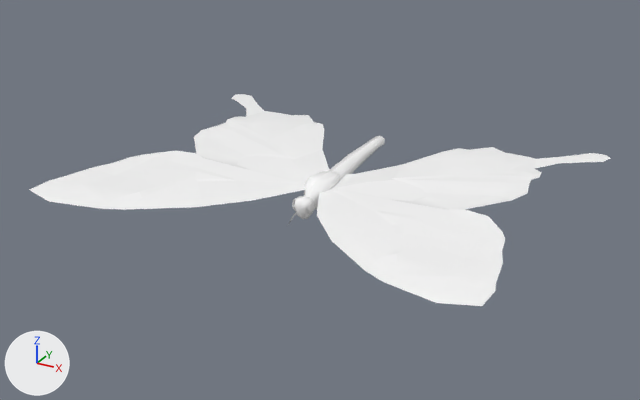
Two versions of the glTF model EverythingLibraryBrowser/models/animals/animals-flyinginsects-mockerswallowtailbutterfly/animals-flyinginsects-mockerswallowtailbutterfly_v1.glb, one commit apart.
Rendered twice from a 50 mm camera at (0.785, -1.469, 0.768) aimed at (-0.015, -0.015, 0.041). The axes (+X, +Y, +Z) are drawn at lower left. The lights are the same throughout. The first picture is the older version. Vertices at exactly the same position are counted once.

Names of what the first picture shows: 'MockerSwallowtailButterfly.001'.
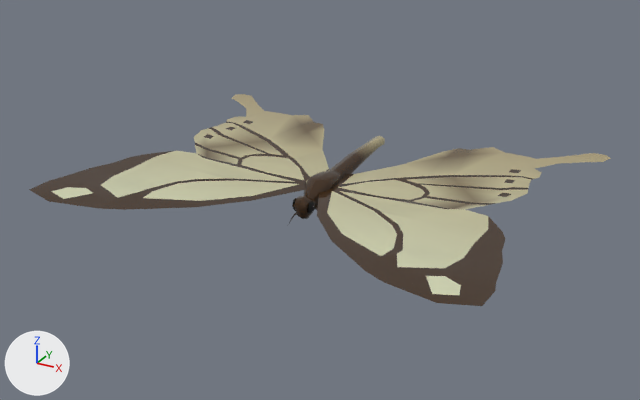
The newer file is also turned or shifted as a whole; pictures and numbers use the older file's frame.

Location of each change, [x1, y1, x2, y2] in pixels of the pictures (640 x 400 px):
part 1 of me_mesh_242, recoloured (white to brown)
    both: [29, 115, 532, 306]
part 2 of me_mesh_242, recoloured (white to beige)
    both: [51, 94, 610, 295]
part 3 of me_mesh_242, recoloured
    both: [292, 198, 315, 214]

Diff of the bpy script that builds the scene:
```diff
--- a/EverythingLibraryBrowser/models/animals/animals-flyinginsects-mockerswallowtailbutterfly/animals-flyinginsects-mockerswallowtailbutterfly_v1.glb.py
+++ b/EverythingLibraryBrowser/models/animals/animals-flyinginsects-mockerswallowtailbutterfly/animals-flyinginsects-mockerswallowtailbutterfly_v1.glb.py
@@ me_mesh_242 @@
 me_mesh_242.from_pydata(...)  # 639 vertices, 1093 faces; spans x -0.477..0.477, y -0.386..0.386, z 0.0..0.108
 # used by ob_mockerswallowtailbutterfly_001; location = (0.0, 0.0, 0.0)
+# me_mesh_242 part 1: 687 faces centred in x -0.438..0.438, y -0.372..0.281, z 0.018..0.107 are repainted in the vertex colours; the middle colour goes from white #ffffff to brown #3e2811
+# me_mesh_242 part 2: 280 faces centred in x -0.459..0.459, y -0.348..0.379, z 0.084..0.105 are repainted in the vertex colours; the middle colour goes from white #ffffff to beige #b9b18b
+# me_mesh_242 part 3: 126 faces centred in x -0.022..0.022, y -0.118..0.007, z 0.056..0.081 are repainted in the vertex colours; the middle colour goes from white #ffffff to black #000000
 me_mesh_242.materials.append(mat_mat_flying)
```
